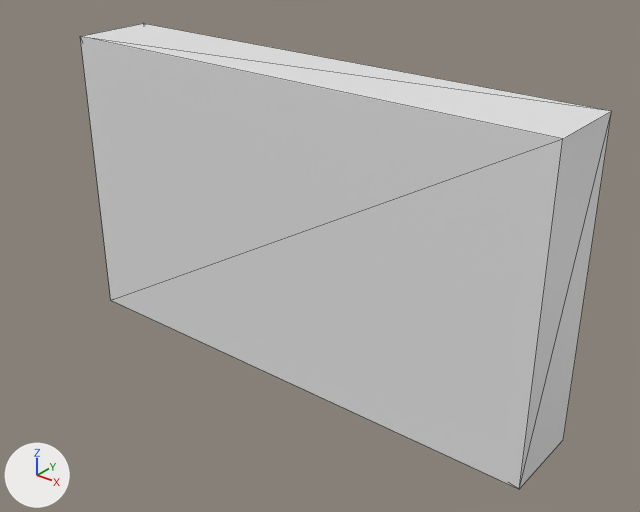
An edit to the glTF model learning/arts/art-appreciation/park/assets/models/muyongchong.glb, drawn before and after from the same camera.
Rendered twice from a 50 mm lens placed at (5.86, -7.09, 5.68), pointed at (0.21, -0.02, 1.29). Lighting does not change. The marker at lower left points along +X, +Y and +Z. The picture after the commit comes second. Mesh edges are drawn as thin lines. Vertices at exactly the same position are counted once.
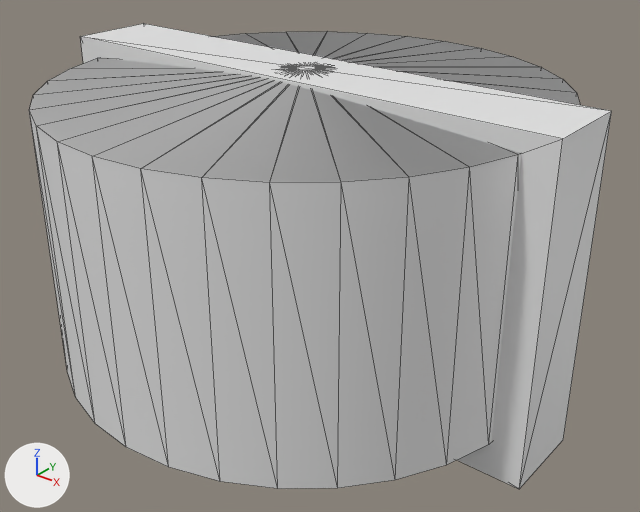
Edits to the bpy script that builds the scene:
```text
Change me_mesh_0:
    used by ob_mesh_0; location = (0.0, 0.0, 0.0)
    remove me_mesh_0.from_pydata(...)  # 40 vertices, 60 faces; spans x -3.1..3.1, y -0.5..0.53, z -0.2..3.4
    add me_mesh_0.from_pydata(...)  # 104 vertices, 140 faces; spans x -3.1..3.1, y -2.8..2.8, z -0.2..3.4
    me_mesh_0 part 1: a new loose piece of 96 vertices spanning x -2.8..2.8, y -2.8..2.8, z 0.2..3.4
    other edits to the shape of me_mesh_0 do not show in these pictures
```

What differs and where, as boxes [x1, y1, x2, y2] in the pictures (640 x 512 px):
'Mesh_0', reshaped (10% wider)
    before: [80, 23, 612, 489]
    after: [29, 23, 612, 489]
part 1 of me_mesh_0, added
    after: [29, 32, 580, 489]
